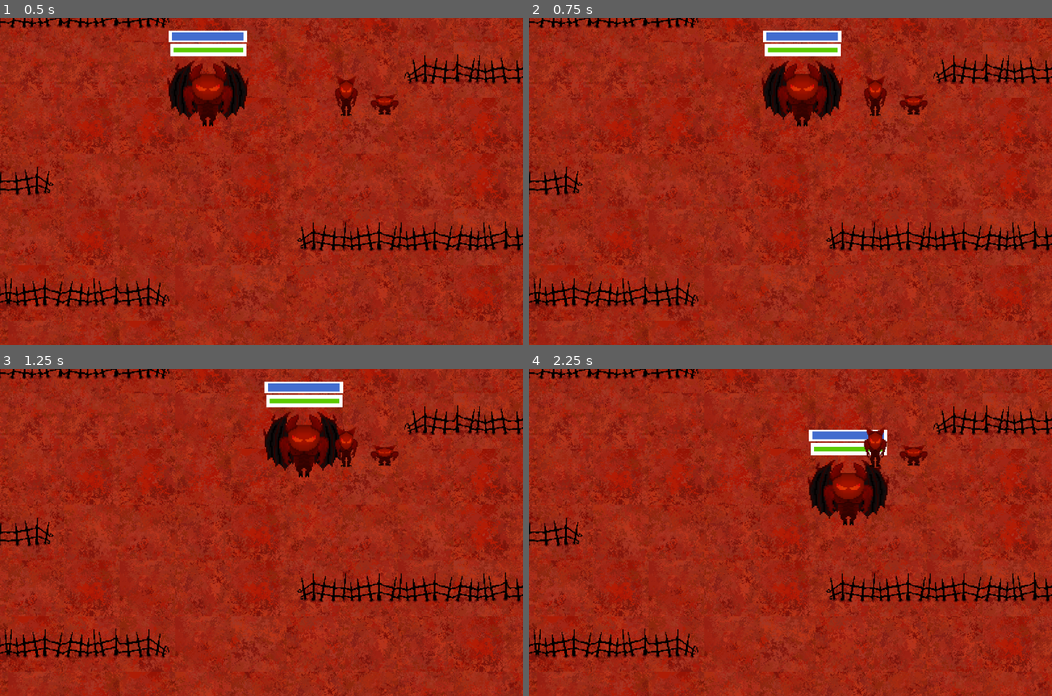
Above: before the commit, frames 1-4 (two rows, left to right).
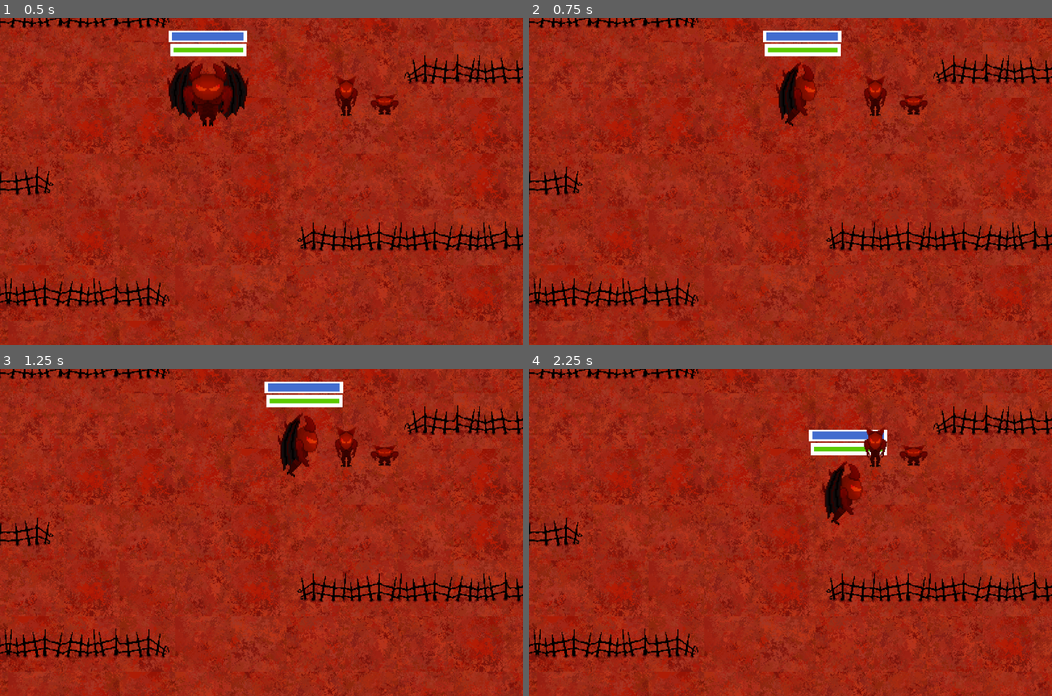
Above: after the commit, the same moments.

Repository: JacksonUl/Infernum
Game: Godot game, scene res://Scenes/Main.tscn
Two runs of this game, one before a commit and one after it. Both use one fixed random seed, a clock stepped at 60 frames per second and the inputs below.
Inputs:
- Up to frame 1 (0.5 s): no input
- Up to frame 2 (0.75 s): tap Enter at 0.5 s; hold Right (Move_Right) from 0.53 s (still down); hold Space (Dash) from 0.53 s (still down)
- Up to frame 3 (1.25 s): keep holding Right (Move_Right); keep holding Space (Dash)
- Up to frame 4 (2.25 s): release Right (Move_Right) at 1.28 s; release Space (Dash) at 1.28 s; hold Down (Move_Down) 1.28-2.03 s; tap Shift (Sprint) at 1.35 s; hold Right (Move_Right) from 2.03 s (still down); hold Space (Dash) from 2.03 s (still down)

Frame 1 is identical in both runs. In frame 2, 1.9% of the frame differs, in the area x 44-60%, y 13-34%; in frame 3, 1.9%; in frame 4, 2.0%, in the area x 53-69%, y 27-48%.
Error before the commit: Invalid call. Nonexistent function 'play' in base 'Sprite2D'. (res://Scripts/PlayerCharacter.gd:15)

Commit message:
Basic Protagonist Animation

Diff:
--- a/Scenes/Character.tscn
+++ b/Scenes/Character.tscn
@@ -1,10 +1,48 @@
-[gd_scene load_steps=4 format=3 uid="uid://cjctvnkne043w"]
+[gd_scene load_steps=8 format=3 uid="uid://cjctvnkne043w"]
 
 [ext_resource type="Script" path="res://Scripts/PlayerCharacter.gd" id="1_547rp"]
-[ext_resource type="Texture2D" uid="uid://6a0gtc8r5aw8" path="res://Assets/Sprites/Player Sprite/Demon Sprite-1.png (4).png" id="2_f7oy6"]
+[ext_resource type="Texture2D" uid="uid://6a0gtc8r5aw8" path="res://Assets/Sprites/Demon Sprite/Demon Sprite-1.png (4).png" id="2_f7oy6"]
+[ext_resource type="Texture2D" uid="uid://ca3ov8g5odi2w" path="res://Assets/Sprites/Demon Sprite/Demon Sprite-2.png (2).png" id="3_fi576"]
+[ext_resource type="Texture2D" uid="uid://c888t4yrc2n22" path="res://Assets/Sprites/Demon Sprite/Demon Sprite-4.png (1).png" id="4_vo6uh"]
+[ext_resource type="Texture2D" uid="uid://dlvqu3oa75iny" path="res://Assets/Sprites/Demon Sprite/Demon Sprite-3.png.png" id="5_qeext"]
 
 [sub_resource type="RectangleShape2D" id="RectangleShape2D_gwlbx"]
 size = Vector2(256, 68)
+
+[sub_resource type="SpriteFrames" id="SpriteFrames_uardo"]
+animations = [{
+"frames": [{
+"duration": 1.0,
+"texture": ExtResource("2_f7oy6")
+}],
+"loop": true,
+"name": &"Down",
+"speed": 5.0
+}, {
+"frames": [{
+"duration": 1.0,
+"texture": ExtResource("3_fi576")
+}],
+"loop": true,
+"name": &"Left",
+"speed": 5.0
+}, {
+"frames": [{
+"duration": 1.0,
+"texture": ExtResource("4_vo6uh")
+}],
+"loop": true,
+"name": &"Right",
+"speed": 5.0
+}, {
+"frames": [{
+"duration": 1.0,
+"texture": ExtResource("5_qeext")
+}],
+"loop": true,
+"name": &"Up",
+"speed": 5.0
+}]
 
 [node name="PlayerCharacter" type="CharacterBody2D"]
 scale = Vector2(0.25, 0.25)
@@ -14,7 +52,8 @@
 position = Vector2(704, 626)
 shape = SubResource("RectangleShape2D_gwlbx")
 
-[node name="PCSprite" type="Sprite2D" parent="."]
+[node name="PCSprite" type="AnimatedSprite2D" parent="."]
 position = Vector2(704, 544)
 scale = Vector2(6, 6)
-texture = ExtResource("2_f7oy6")
+sprite_frames = SubResource("SpriteFrames_uardo")
+animation = &"Down"
